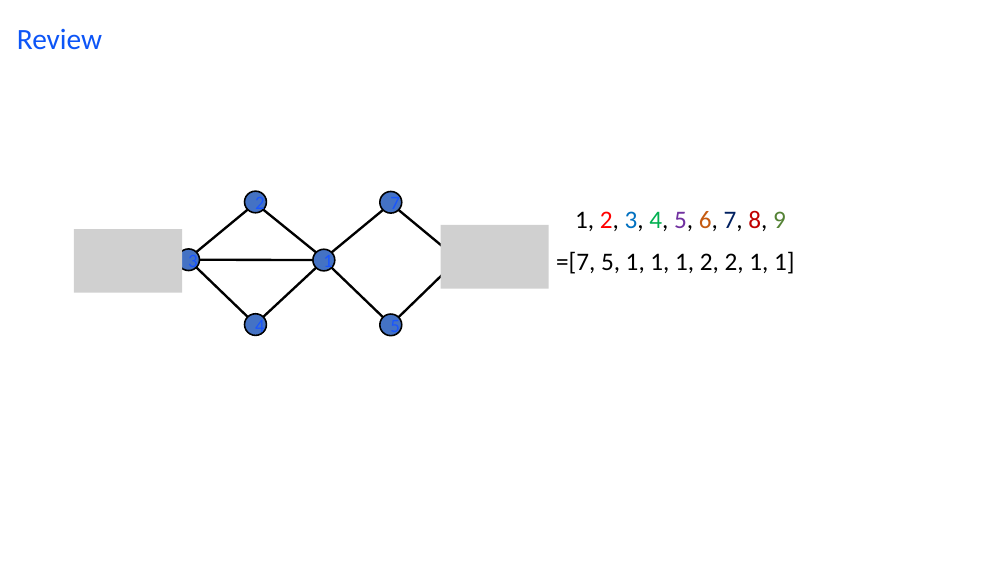
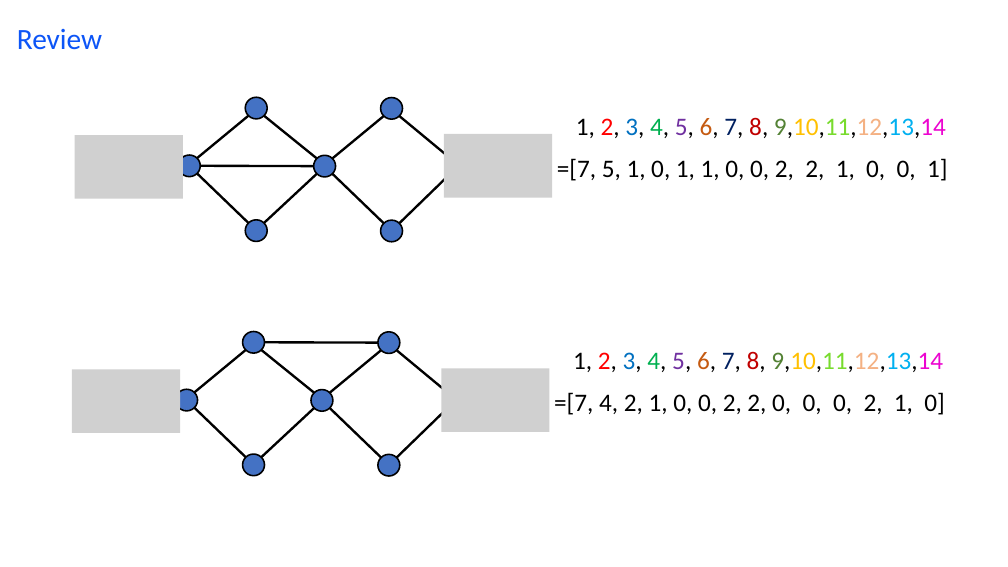
Before and after one commit to wang422003/Complex-Networks_exercise, a slide deck: slide 11 of Slides/Exercise9.pptx. Drawn at 1008x567 pixels with LibreOffice and Linux fonts; fonts in the diff are those of the drawing; grey boxes stand for pictures. Boxes give left, top, right and bottom in pixels: in the first picture for what was removed or moved away, otherwise in the second. Text is boxed around its words. In the diff, an @@ line names an element or a change of style, - is before the commit and + after.

Commit message:
Revision

```diff
--- a/Slides/Exercise9.pptx
+++ b/Slides/Exercise9.pptx
@@ text at box(576, 117, 946, 138): text changed @@
-1, 2, 3, 4, 5, 6, 7, 8, 9
+1, 2, 3, 4, 5, 6, 7, 8, 9,10,11,12,13,14
@@ picture added at box(75, 135, 183, 199) @@
@@ picture added at box(444, 134, 552, 197) @@
@@ 9 lines, 6 ellipses: place and size @@
-9 lines, 6 ellipses at box(178, 191, 450, 336)
+9 lines, 6 ellipses at box(178, 98, 451, 242)
@@ text at box(557, 158, 947, 181): text changed @@
-=[7, 5, 1, 1, 1, 2, 2, 1, 1]
+=[7, 5, 1, 0, 1, 1, 0, 0, 2, 2, 1, 0, 0, 1]
@@ text in ellipse at box(255, 194, 265, 215): text removed @@
-2
@@ text in ellipse at box(390, 194, 400, 215): text removed @@
-7
@@ picture removed at box(74, 229, 182, 293) @@
@@ picture removed at box(441, 225, 549, 289) @@
@@ text in ellipse at box(188, 251, 198, 272): text removed @@
-3
@@ text in ellipse at box(323, 252, 333, 273): text removed @@
-1
@@ text in ellipse at box(255, 316, 265, 337): text removed @@
-4
@@ text in ellipse at box(390, 316, 400, 337): text removed @@
-5
@@ text added at box(573, 351, 943, 372), 24 pt, text #000000 @@
+1, 2, 3, 4, 5, 6, 7, 8, 9,10,11,12,13,14
@@ picture added at box(72, 370, 180, 433) @@
@@ picture added at box(442, 368, 550, 432) @@
@@ group added at box(175, 331, 448, 476): 9 lines, 6 ellipses @@
@@ text added at box(554, 392, 944, 415), 24 pt, text #000000 @@
+=[7, 4, 2, 1, 0, 0, 2, 2, 0, 0, 0, 2, 1, 0]
```
Also in this commit, not shown: 4 other slides changed.
